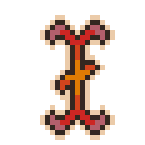
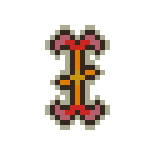
Comparing the layer stacks of the two (145, 145) images. Changes:
painted on "Background" over [40, 15, 115, 140]
